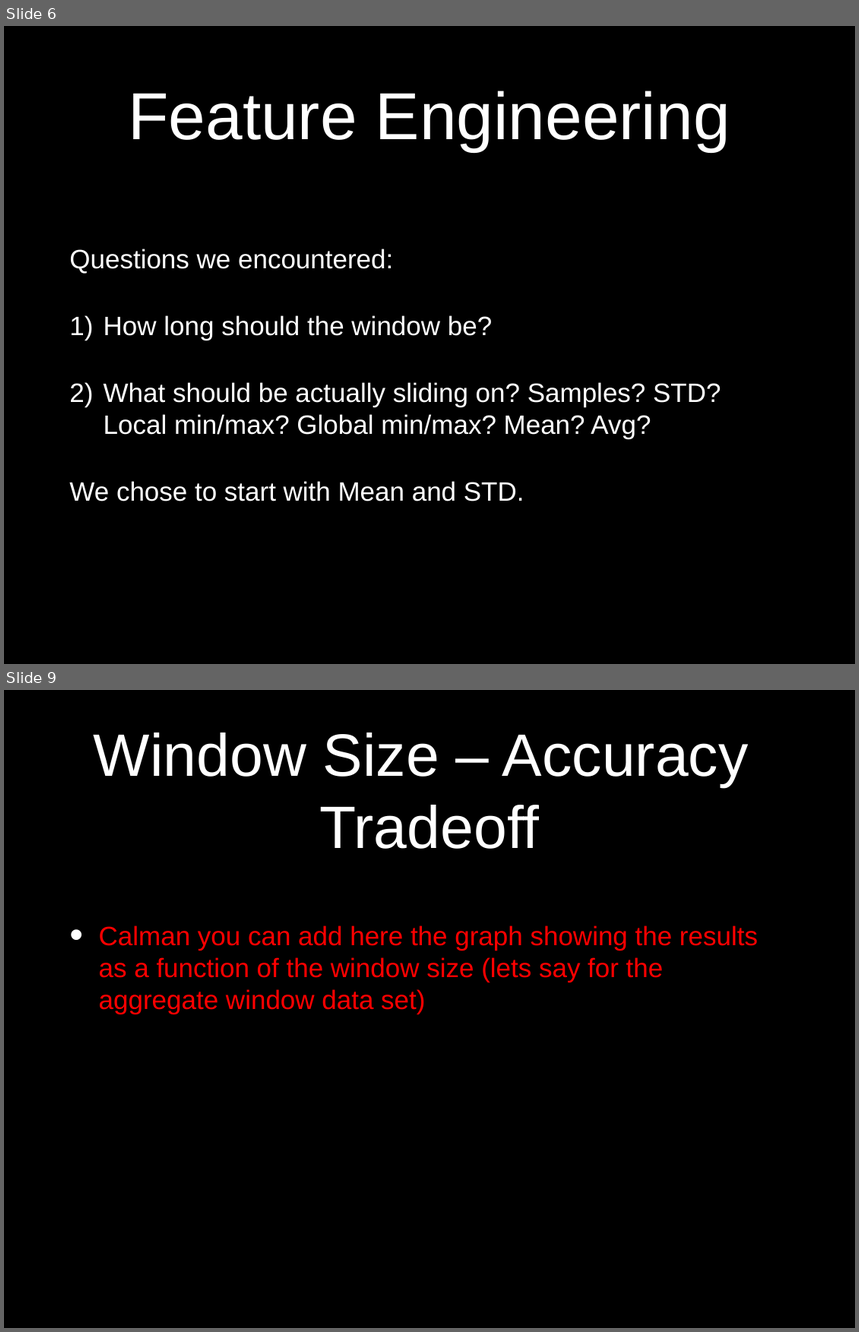
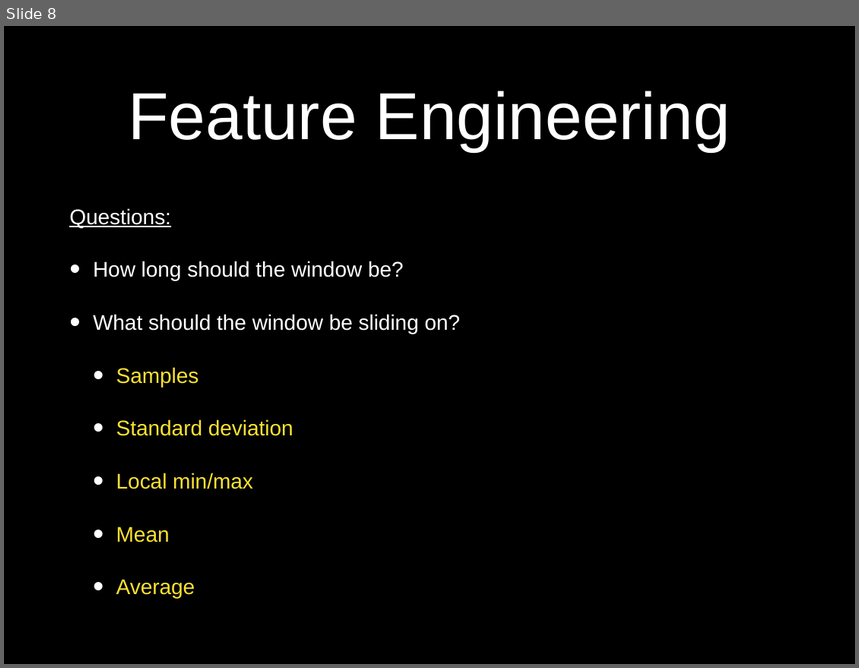
Before and after one commit to idocal/motionsense, a slide deck: MotionSenese/presentations/Presentation2.pptx. Shown one above the other, each under a label of ours: slides 6 and 9 before the commit, slide 8 after it; the slides between them are not shown. The pictures are 859x1332 and 859x668 pixels, drawn with LibreOffice and Linux fonts; fonts in the diff are those of the drawing; background and template pictures are left out. Boxes give left, top, right and bottom in pixels: in the first picture for what was removed or moved away, otherwise in the second. Text is boxed around its words. In the diff, an @@ line names an element or a change of style, - is before the commit and + after.

```diff
--- a/MotionSenese/presentations/Presentation2.pptx
+++ b/MotionSenese/presentations/Presentation2.pptx
@@ slide 9 removed at (4, 690, 855, 1328), background #000000 @@
@@ title removed at (94, 733, 749, 849) @@
-Window Size – Accuracy
-Tradeoff
@@ text removed at (99, 926, 758, 1015) @@
-• Calman you can add here the graph showing the results as a function of the window size (lets say for the aggregate window data set)
@@ what was slide 6 is now slide 8 @@
@@ slide 8 changed as well @@
@@ text "Questions:": place and size @@
-text "Questions:" at (69, 249, 721, 502)
+text "Questions:" at (69, 208, 461, 599)
@@ text at (69, 208, 171, 228): text changed; size 32 to 25.6 pt @@
-Questions we encountered:
+Questions:
@@ text at (93, 261, 404, 281): size 32 to 25.6 pt in "How long should the window be?"; bullet 1) to •; less space between paragraphs @@
@@ text at (93, 314, 461, 599): text changed; size 32 to 25.6 pt; text colour #FFFFFF to #FAE232 @@
-2) What should be actually sliding on? Samples? STD? Local min/max? Global min/max? Mean? Avg?
-We chose to start with Mean and STD.
+• What should the window be sliding on?
+  • Samples
+  • Standard deviation
+  • Local min/max
+  • Mean
+  • Average
```
Also in this commit, not shown: 6 other slides changed, 6 slides added, 3 other slides removed, 3 other files.
